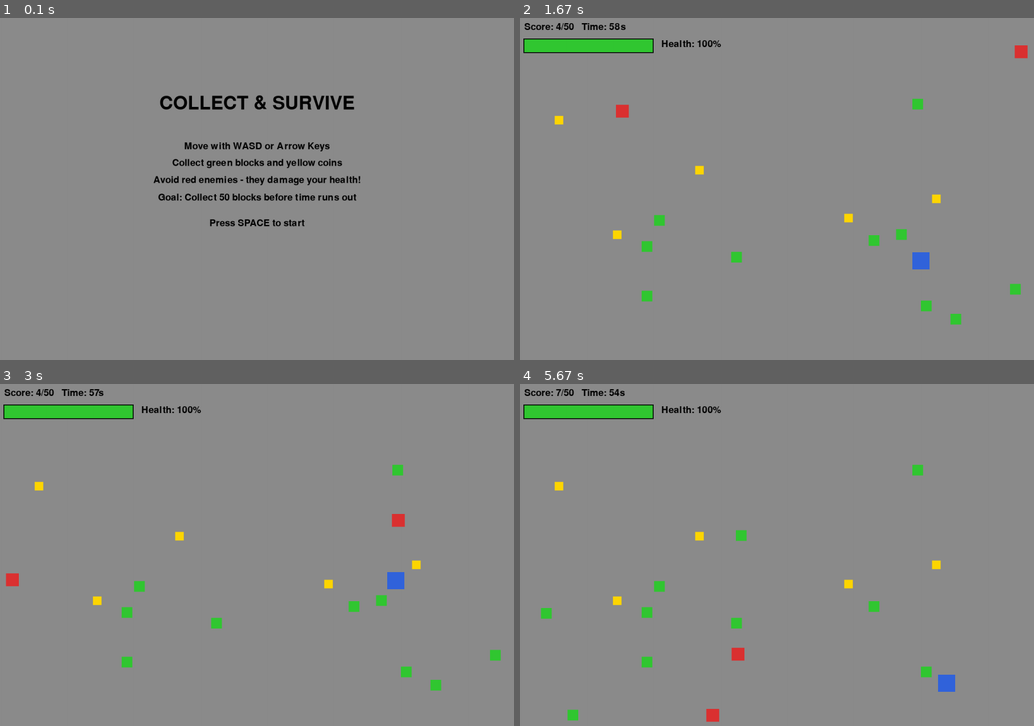
Above: before the commit, frames 1-4 (two rows, left to right).
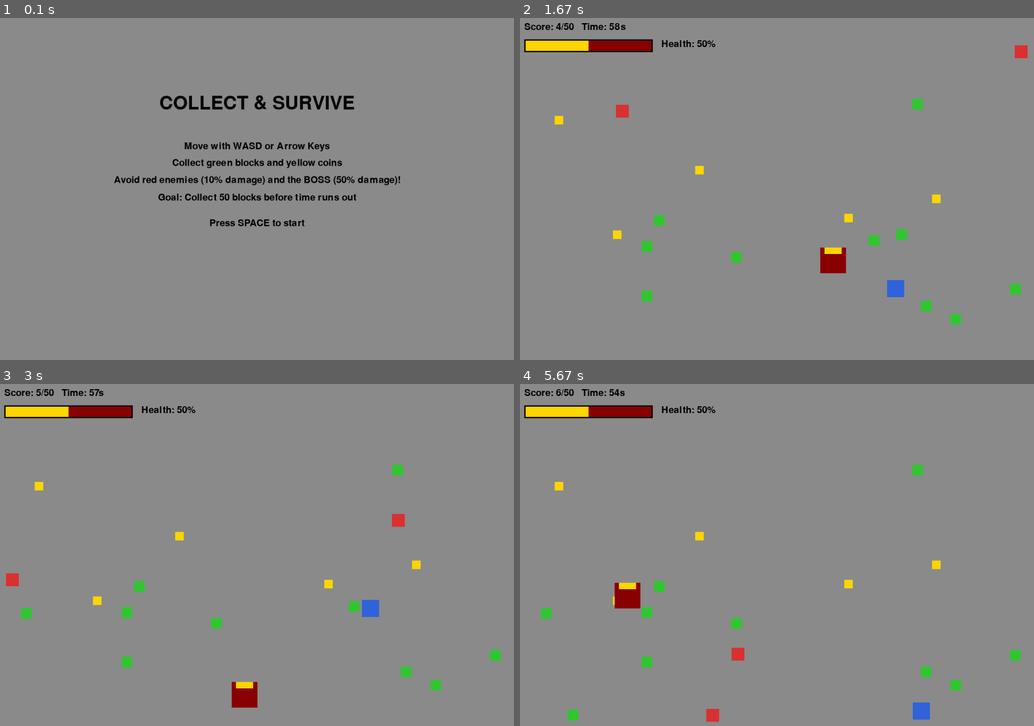
Above: after the commit, the same moments.

Repository: Lowpixels/Tester
Game: pygame game, started from project-final pygame-MarcusHO.py
The game is run twice, just before and just after one commit, with the same random seed, the same clock (stepped at 60 frames per second) and the same inputs.
Inputs:
- Up to frame 1 (0.1 s): no input
- Up to frame 2 (1.67 s): tap Space at 0.33, 0.73, 1.03, 1.23, 1.53 s; hold S 0.67-1.13 s; hold Right 0.67-1.13 s; hold D 1.17-1.63 s
- Up to frame 3 (3 s): hold Up 1.67-1.97 s; tap Space at 1.73, 2.07, 2.37, 2.57, 2.87 s; hold D 2-2.47 s; hold Left from 2.5 s (still down)
- Up to frame 4 (5.67 s): release Left at 3.03 s; hold S 3.07-3.37 s; tap Space at 3.13, 3.47, 3.77, 3.9, 4.3, 4.6, 4.97, 5.37 s; hold Left 3.4-3.8 s; hold D 3.83-4.2 s; hold Right 4.23-4.87 s; hold S 4.9-5.27 s; hold Left from 5.3 s (still down)

The runs differ from the first frame. In frame 1, 0.7% of the frame differs, in the area x 22-78%, y 46-49%; in frame 2, 1.9%; in frame 3, 2.0%; in frame 4, 2.1%, in the area x 0-98%, y 1-99%.

Commit message:
Update project-final pygame-MarcusHO.py

Diff:
--- a/project-final pygame-MarcusHO.py
+++ b/project-final pygame-MarcusHO.py
@@ -1,6 +1,7 @@
-# Pygame Final Project – Collect & Survive (Enhanced Edition)
-# New Features: Bigger map, more blocks, health system with damage, coin counter, visual health bar
-
+# Pygame Final Project – Collect & Survive (Enhanced Edition with Boss)
+# New Features: Boss enemy, knockback, damage effects, visual feedback
+
+import math
 import random
 
 import pygame
@@ -21,11 +22,14 @@
 PLAYER_SIZE = 40
 BLOCK_SIZE = 25
 ENEMY_SIZE = 30
+BOSS_SIZE = 60
 
 START_TIME = 60  # seconds
 TARGET_SCORE = 50  # increased for bigger map
-ENEMY_DAMAGE = 5  # damage per hit
-DAMAGE_COOLDOWN = 1000  # milliseconds between damage
+ENEMY_DAMAGE = 10  # damage per hit (changed from 5% to 10%)
+BOSS_DAMAGE = 50  # boss deals 50% damage
+DAMAGE_COOLDOWN = 500  # milliseconds between damage (0.5 seconds)
+KNOCKBACK_FORCE = 15  # how far player gets pushed back
 
 
 # -------------------- CLASSES --------------------
@@ -39,16 +43,32 @@
         self.coins = 0
         self.health = 100
         self.last_damage_time = 0
+        self.damage_flash_time = 0  # for red screen effect
+        self.knockback_vx = 0
+        self.knockback_vy = 0
 
     def update(self, keys):
-        if keys[pygame.K_a] or keys[pygame.K_LEFT]:
-            self.rect.x -= self.speed
-        if keys[pygame.K_d] or keys[pygame.K_RIGHT]:
-            self.rect.x += self.speed
-        if keys[pygame.K_w] or keys[pygame.K_UP]:
-            self.rect.y -= self.speed
-        if keys[pygame.K_s] or keys[pygame.K_DOWN]:
-            self.rect.y += self.speed
+        # Apply knockback
+        if self.knockback_vx != 0 or self.knockback_vy != 0:
+            self.rect.x += self.knockback_vx
+            self.rect.y += self.knockback_vy
+            # Reduce knockback over time
+            self.knockback_vx *= 0.8
+            self.knockback_vy *= 0.8
+            if abs(self.knockback_vx) < 0.5:
+                self.knockback_vx = 0
+            if abs(self.knockback_vy) < 0.5:
+                self.knockback_vy = 0
+        else:
+            # Normal movement only when not being knocked back
+            if keys[pygame.K_a] or keys[pygame.K_LEFT]:
+                self.rect.x -= self.speed
+            if keys[pygame.K_d] or keys[pygame.K_RIGHT]:
+                self.rect.x += self.speed
+            if keys[pygame.K_w] or keys[pygame.K_UP]:
+                self.rect.y -= self.speed
+            if keys[pygame.K_s] or keys[pygame.K_DOWN]:
+                self.rect.y += self.speed
 
         # keep on screen
         self.rect.clamp_ip(pygame.Rect(0, 0, WIDTH, HEIGHT))
@@ -58,11 +78,28 @@
         if current_time - self.last_damage_time >= DAMAGE_COOLDOWN:
             self.health -= amount
             self.last_damage_time = current_time
+            self.damage_flash_time = current_time  # Start red ring effect
             if self.health < 0:
                 self.health = 0
             print(f"Damage taken! Health: {self.health}%")  # Debug
             return True
         return False
+
+    def apply_knockback(self, enemy_x, enemy_y):
+        """Push player away from enemy"""
+        # Calculate direction from enemy to player
+        dx = self.rect.centerx - enemy_x
+        dy = self.rect.centery - enemy_y
+        distance = math.sqrt(dx**2 + dy**2)
+
+        if distance > 0:
+            # Normalize and apply knockback force
+            self.knockback_vx = (dx / distance) * KNOCKBACK_FORCE
+            self.knockback_vy = (dy / distance) * KNOCKBACK_FORCE
+
+    def draw(self, screen):
+        """Custom draw method - no longer needed for visual effects"""
+        screen.blit(self.image, self.rect)
 
 
 class Block(pygame.sprite.Sprite):
@@ -108,11 +145,46 @@
             self.vy *= -1
 
 
+class Boss(pygame.sprite.Sprite):
+    """Big boss enemy that deals 50% damage"""
+
+    def __init__(self, boss_image_path=None):
+        super().__init__()
+
+        # Try to load the boss image
+        try:
+            # If you have the image file, use it
+            self.image = pygame.image.load(boss_image_path)
+            self.image = pygame.transform.scale(self.image, (BOSS_SIZE, BOSS_SIZE))
+        except:
+            # Fallback: create a distinctive boss sprite
+            self.image = pygame.Surface((BOSS_SIZE, BOSS_SIZE))
+            self.image.fill(DARK_RED)
+            # Add a crown effect with yellow
+            pygame.draw.rect(self.image, YELLOW, (10, 0, 40, 15))
+            pygame.draw.polygon(self.image, YELLOW, [(15, 0), (25, 10), (20, 0)])
+            pygame.draw.polygon(self.image, YELLOW, [(35, 0), (45, 10), (40, 0)])
+
+        self.rect = self.image.get_rect(
+            center=(random.randint(100, WIDTH - 100), random.randint(100, HEIGHT - 100))
+        )
+        # Boss moves slower but is more dangerous
+        speed = 2
+        self.vx = random.choice([-speed, speed])
+        self.vy = random.choice([-speed, speed])
+
+    def update(self):
+        self.rect.x += self.vx
+        self.rect.y += self.vy
+
+        if self.rect.left <= 0 or self.rect.right >= WIDTH:
+            self.vx *= -1
+        if self.rect.top <= 0 or self.rect.bottom >= HEIGHT:
+            self.vy *= -1
+
+
 def draw_health_bar(screen, x, y, width, height, health_percent):
     """Draw a visual health bar with percentage"""
-    # Border
-    pygame.draw.rect(screen, BLACK, (x - 2, y - 2, width + 4, height + 4), 2)
-
     # Background (empty health)
     pygame.draw.rect(screen, DARK_RED, (x, y, width, height))
 
@@ -127,14 +199,50 @@
     else:
         health_color = RED
 
-    pygame.draw.rect(screen, health_color, (x, y, health_width, height))
+    if health_width > 0:
+        pygame.draw.rect(screen, health_color, (x, y, health_width, height))
+
+    # Border drawn last so it's on top
+    pygame.draw.rect(screen, BLACK, (x, y, width, height), 3)
+
+
+def get_screen_shake_offset(shake_start_time, current_time):
+    """Calculate screen shake offset based on time since damage"""
+    time_since_shake = current_time - shake_start_time
+
+    if time_since_shake < 300:  # SCREEN_SHAKE_DURATION in milliseconds
+        # Calculate shake intensity that decreases over time
+        progress = time_since_shake / 300  # SCREEN_SHAKE_DURATION
+        intensity = 10 * (1 - progress)  # SCREEN_SHAKE_INTENSITY
+
+        # Random shake in x and y directions
+        shake_x = random.randint(-int(intensity), int(intensity))
+        shake_y = random.randint(-int(intensity), int(intensity))
+        return shake_x, shake_y
+    return 0, 0
+
+
+def draw_damage_overlay(screen, damage_time, current_time):
+    """Draw red screen overlay when damaged"""
+    time_since_damage = current_time - damage_time
+
+    if time_since_damage < 400:  # Show for 0.4 seconds
+        # Create semi-transparent red overlay
+        overlay = pygame.Surface((WIDTH, HEIGHT))
+        overlay.set_alpha(80)  # Transparency level (0-255)
+        overlay.fill(RED)
+        screen.blit(overlay, (0, 0))
+
+        # Draw thick red border around entire screen
+        border_thickness = 15
+        pygame.draw.rect(screen, RED, (0, 0, WIDTH, HEIGHT), border_thickness)
 
 
 # -------------------- GAME FUNCTION --------------------
 def game():
     pygame.init()
     screen = pygame.display.set_mode((WIDTH, HEIGHT))
-    pygame.display.set_caption("Collect & Survive - Enhanced Edition")
+    pygame.display.set_caption("Collect & Survive - Boss Edition")
     clock = pygame.time.Clock()
 
     font = pygame.font.SysFont(None, 32)
@@ -148,6 +256,7 @@
     blocks = pygame.sprite.Group()
     coins = pygame.sprite.Group()
     enemies = pygame.sprite.Group()
+    bosses = pygame.sprite.Group()
 
     player = Player()
 
@@ -165,11 +274,15 @@
         blocks.empty()
         coins.empty()
         enemies.empty()
+        bosses.empty()
 
         player.rect.center = (WIDTH // 2, HEIGHT // 2)
         player.coins = 0
         player.health = 100
         player.last_damage_time = 0
+        player.damage_flash_time = 0
+        player.knockback_vx = 0
+        player.knockback_vy = 0
 
         all_sprites.add(player)
 
@@ -185,11 +298,16 @@
             coins.add(c)
             all_sprites.add(c)
 
-        # Spawn enemies
+        # Spawn regular enemies
         for _ in range(2):
             e = Enemy(enemy_speed)
             enemies.add(e)
             all_sprites.add(e)
+
+        # Spawn ONE boss enemy
+        boss = Boss()  # If you have boss.png in the same folder, use Boss('boss.png')
+        bosses.add(boss)
+        all_sprites.add(boss)
 
         start_ticks = pygame.time.get_ticks()
 
@@ -219,7 +337,7 @@
             msg1 = font.render("Move with WASD or Arrow Keys", True, BLACK)
             msg2 = font.render("Collect green blocks and yellow coins", True, BLACK)
             msg3 = font.render(
-                "Avoid red enemies - they damage your health!", True, BLACK
+                "Avoid red enemies (10% damage) and the BOSS (50% damage)!", True, BLACK
             )
             msg4 = font.render(
                 f"Goal: Collect {TARGET_SCORE} blocks before time runs out", True, BLACK
@@ -235,9 +353,15 @@
 
         # -------------------- PLAY --------------------
         elif state == "play":
+            # Calculate screen shake offset
+            shake_x, shake_y = get_screen_shake_offset(
+                player.damage_flash_time, current_time
+            )
+
             keys = pygame.key.get_pressed()
             player.update(keys)
             enemies.update()
+            bosses.update()
 
             # Collect blocks
             block_hits = pygame.sprite.spritecollide(player, blocks, True)
@@ -268,10 +392,19 @@
                     coins.add(c)
                     all_sprites.add(c)
 
-            # Enemy collision - now damages instead of instant death
+            # Regular enemy collision - 10% damage with knockback
             enemy_hits = pygame.sprite.spritecollide(player, enemies, False)
-            if enemy_hits:
-                player.take_damage(ENEMY_DAMAGE, current_time)
+            for enemy in enemy_hits:
+                damaged = player.take_damage(ENEMY_DAMAGE, current_time)
+                if damaged:
+                    player.apply_knockback(enemy.rect.centerx, enemy.rect.centery)
+
+            # Boss collision - 50% damage with stronger knockback
+            boss_hits = pygame.sprite.spritecollide(player, bosses, False)
+            for boss in boss_hits:
+                damaged = player.take_damage(BOSS_DAMAGE, current_time)
+                if damaged:
+                    player.apply_knockback(boss.rect.centerx, boss.rect.centery)
 
             # Check if health depleted
             if player.health <= 0:
@@ -287,9 +420,22 @@
             if player.coins >= TARGET_SCORE:
                 state = "win"
 
-            all_sprites.draw(screen)
-
-            # HUD - Score and Timer
+            # Draw all sprites with screen shake offset
+            for sprite in all_sprites:
+                if sprite != player:
+                    screen.blit(
+                        sprite.image, (sprite.rect.x + shake_x, sprite.rect.y + shake_y)
+                    )
+
+            # Draw player with screen shake
+            screen.blit(
+                player.image, (player.rect.x + shake_x, player.rect.y + shake_y)
+            )
+
+            # Draw damage overlay (red screen flash and border)
+            draw_damage_overlay(screen, player.damage_flash_time, current_time)
+
+            # HUD - Score and Timer (not affected by shake)
             hud = font.render(
                 f"Score: {player.coins}/{TARGET_SCORE}   Time: {time_left}s",
                 True,
@@ -297,7 +443,7 @@
             )
             screen.blit(hud, (10, 10))
 
-            # Visual Health Bar
+            # Visual Health Bar - Draw AFTER sprites so it's on top
             health_bar_x = 10
             health_bar_y = 50
             health_bar_width = 300
